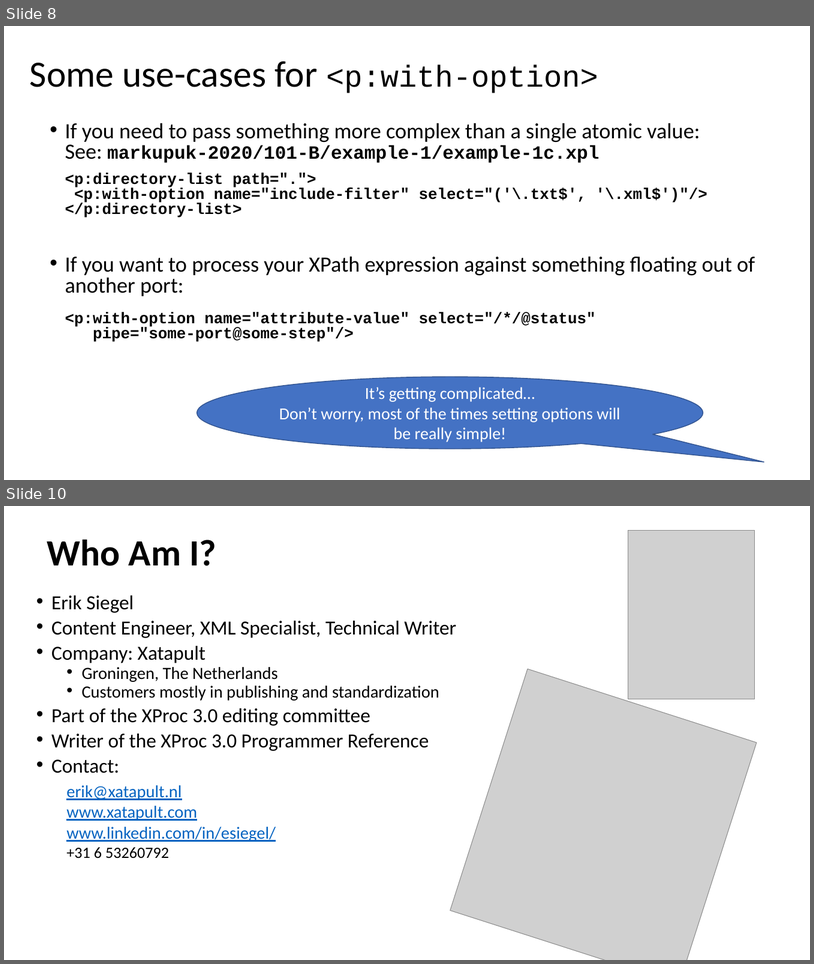
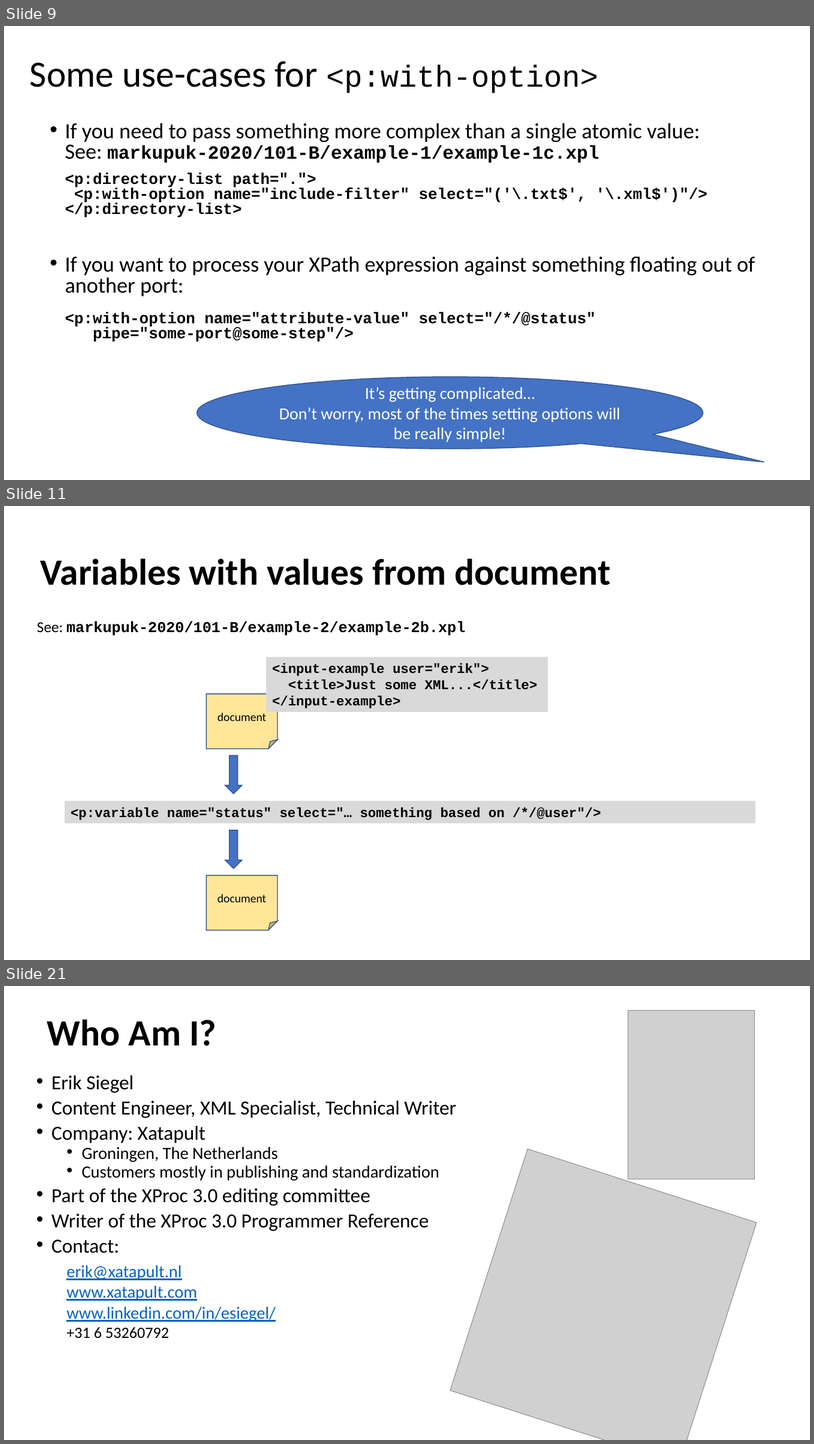
Before and after one commit to xatapult/markupuk-2020, a slide deck: 101-B/presentation/markupuk-2020-101-B.pptx. Shown one above the other, each under a label of ours: slides 8 and 10 before the commit, slides 9, 11 and 21 after it; the slides between them are not shown. The pictures are 814x964 and 814x1444 pixels, drawn with LibreOffice and Linux fonts; fonts in the diff are those of the drawing; grey boxes stand for pictures; background and template pictures are left out. Boxes give left, top, right and bottom in pixels: in the first picture for what was removed or moved away, otherwise in the second. Text is boxed around its words. In the diff, an @@ line names an element or a change of style, - is before the commit and + after.

```diff
--- a/101-B/presentation/markupuk-2020-101-B.pptx
+++ b/101-B/presentation/markupuk-2020-101-B.pptx
@@ slide 11 added at (x1=4, y1=506, x2=810, y2=960), background #FFFFFF @@
@@ title added at (x1=41, y1=558, x2=611, y2=585), 44 pt, text #000000, bold @@
+Variables with values from document
@@ text added at (x1=37, y1=621, x2=465, y2=636), 18 pt, text #000000, bold @@
+See: markupuk-2020/101-B/example-2/example-2b.xpl
@@ rectangle added at (x1=267, y1=657, x2=548, y2=712), fill #D9D9D9, 16 pt, text #000000, bold @@
+<input-example user="erik">
+<title>Just some XML...</title>
+</input-example>
@@ folded corner added at (x1=207, y1=694, x2=278, y2=748), fill #FFE699, outline #325491 1 pt, 14 pt, text #000000 @@
+document
@@ down arrow added at (x1=225, y1=755, x2=242, y2=793), fill #4472C4, outline #325491 1 pt @@
@@ rectangle added at (x1=65, y1=801, x2=756, y2=823), fill #D9D9D9, 16 pt, text #000000, bold @@
+<p:variable name="status" select="… something based on /*/@user"/>
@@ down arrow added at (x1=225, y1=830, x2=242, y2=868), fill #4472C4, outline #325491 1 pt @@
@@ folded corner added at (x1=207, y1=875, x2=278, y2=930), fill #FFE699, outline #325491 1 pt, 14 pt, text #000000 @@
+document
@@ what was slide 8 is now slide 9 @@
@@ what was slide 10 is now slide 21 @@
```
Also in this commit, not shown: 3 slides changed, 10 other slides added, 13 other files.
